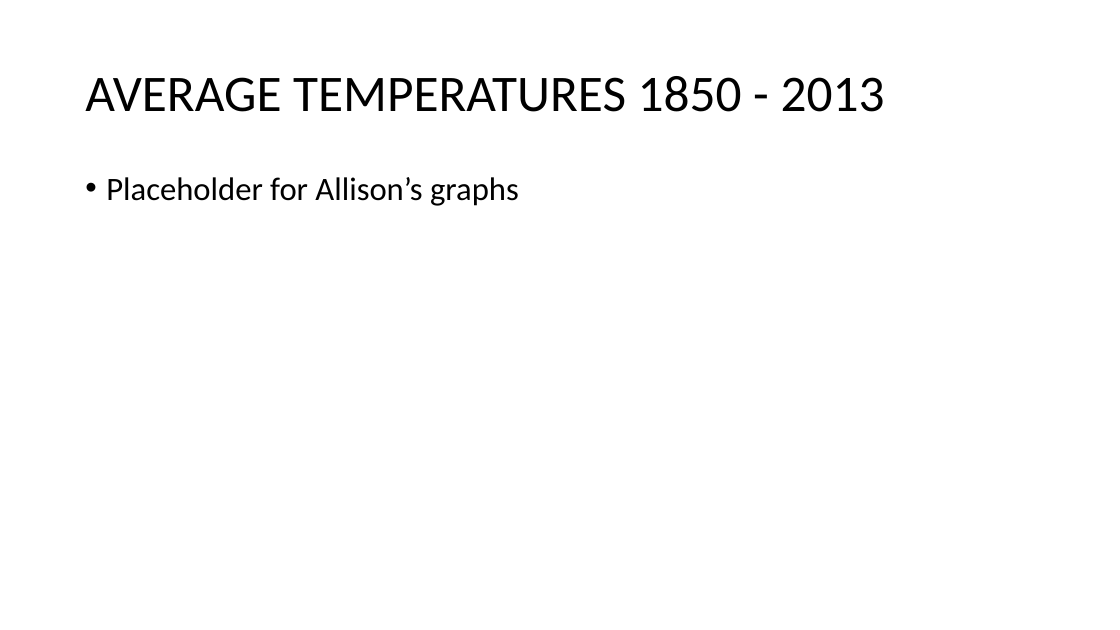
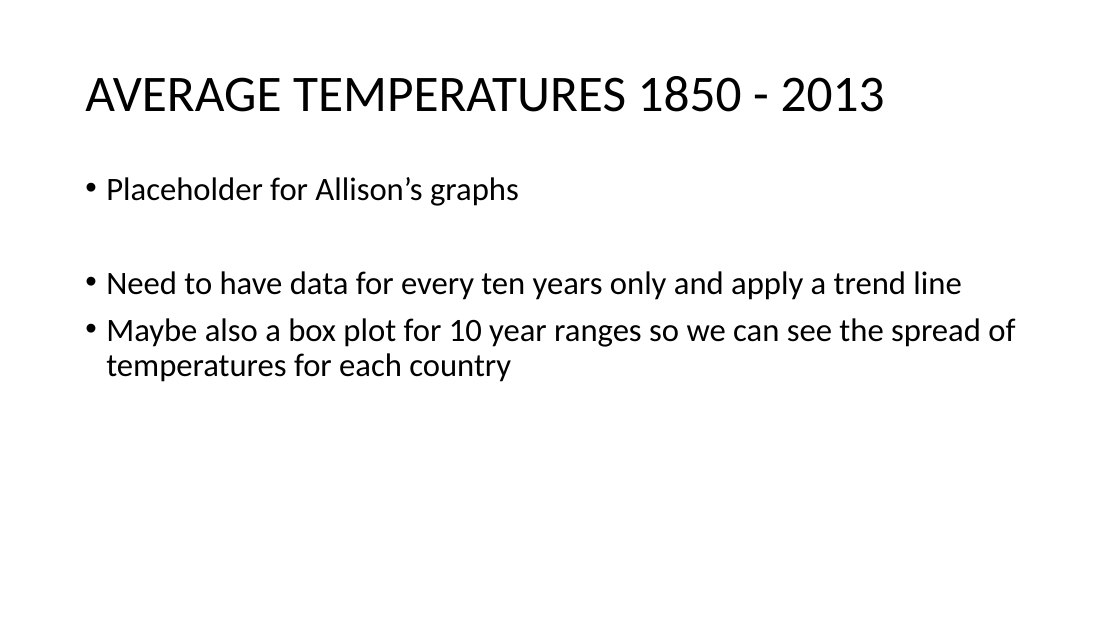
Before and after one commit to bts-mbds-precourse/bts-mbds-precourse-team2, a slide deck: slide 7 of Team 2 presentation - climate change.pptx. Drawn at 1120x630 pixels with LibreOffice and Linux fonts; fonts in the diff are those of the drawing. Boxes give left, top, right and bottom in pixels: in the first picture for what was removed or moved away, otherwise in the second. Text is boxed around its words. In the diff, an @@ line names an element or a change of style, - is before the commit and + after.

Commit message:
PPT file for presentation

```diff
--- a/Team 2 presentation - climate change.pptx
+++ b/Team 2 presentation - climate change.pptx
@@ text at [106, 271, 1015, 382]: paragraphs added @@
+• Need to have data for every ten years only and apply a trend line
+• Maybe also a box plot for 10 year ranges so we can see the spread of temperatures for each country
```
Also in this commit, not shown: 2 slides added.
